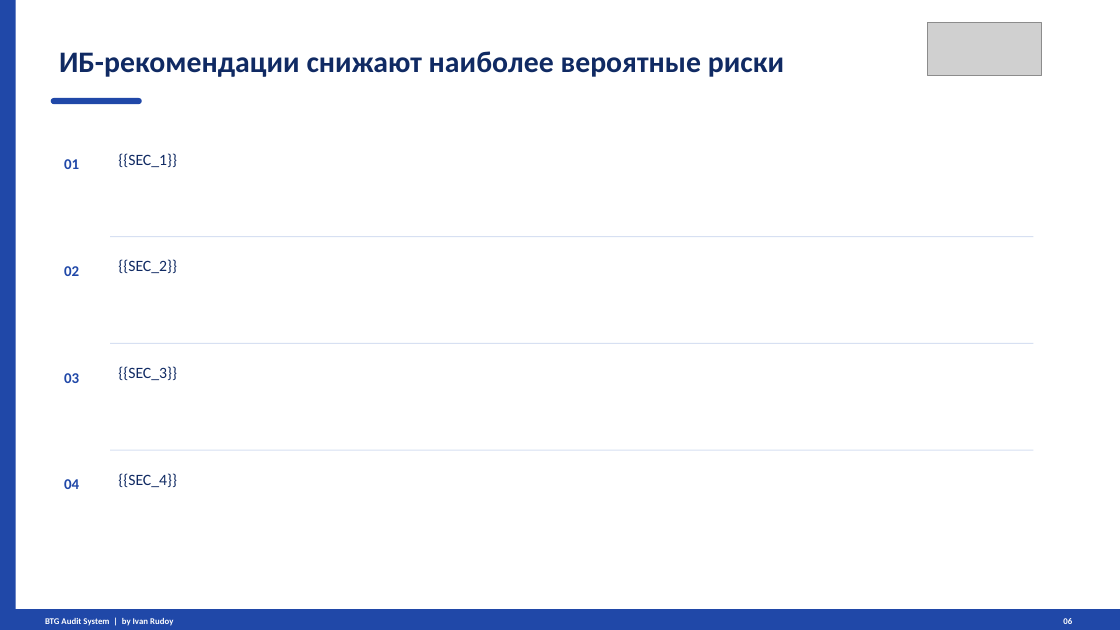
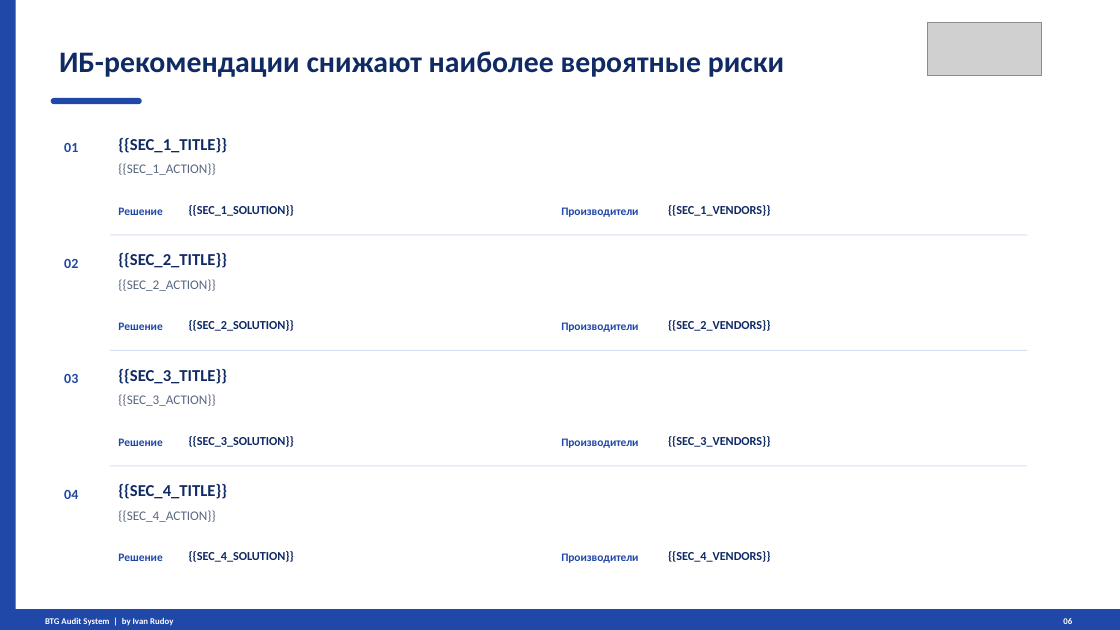
Before and after one commit to irudoy1982/Test, a slide deck: slide 6 of static/audit_presentation_btg.pptx. Drawn at 1120x630 pixels with LibreOffice and Linux fonts; fonts in the diff are those of the drawing; grey boxes stand for pictures. Boxes give left, top, right and bottom in pixels: in the first picture for what was removed or moved away, otherwise in the second. Text is boxed around its words. In the diff, an @@ line names an element or a change of style, - is before the commit and + after.

```diff
--- a/static/audit_presentation_btg.pptx
+++ b/static/audit_presentation_btg.pptx
@@ text "01": place and size @@
-text "01" at box(64, 159, 79, 169)
+text "01" at box(64, 143, 78, 152)
@@ text at box(118, 138, 227, 153): text changed; size 13.5 to 14.2 pt; bold on @@
-{{SEC_1}}
+{{SEC_1_TITLE}}
@@ text added at box(118, 163, 215, 175), 11.2 pt, text #596780 @@
+{{SEC_1_ACTION}}
@@ text added at box(118, 207, 162, 215), 9.8 pt, text #2048A8, bold @@
+Решение
@@ text added at box(189, 205, 294, 216), 10.5 pt, text #102A63, bold @@
+{{SEC_1_SOLUTION}}
@@ text added at box(561, 207, 638, 217), 9.8 pt, text #2048A8, bold @@
+Производители
@@ text added at box(668, 205, 770, 216), 10.5 pt, text #102A63, bold @@
+{{SEC_1_VENDORS}}
@@ rectangle: place and size @@
-rectangle at box(110, 236, 1033, 237)
+rectangle at box(110, 234, 1028, 235)
@@ text "02": place and size @@
-text "02" at box(64, 266, 79, 276)
+text "02" at box(64, 259, 78, 268)
@@ text added at box(118, 253, 227, 268), 14.2 pt, text #102A63, bold @@
+{{SEC_2_TITLE}}
@@ text at box(118, 279, 215, 291): text changed; size 13.5 to 11.2 pt; text colour #102A63 to #596780 @@
-{{SEC_2}}
+{{SEC_2_ACTION}}
@@ text added at box(118, 322, 162, 330), 9.8 pt, text #2048A8, bold @@
+Решение
@@ text added at box(189, 320, 294, 331), 10.5 pt, text #102A63, bold @@
+{{SEC_2_SOLUTION}}
@@ text added at box(561, 322, 638, 332), 9.8 pt, text #2048A8, bold @@
+Производители
@@ text added at box(668, 320, 770, 331), 10.5 pt, text #102A63, bold @@
+{{SEC_2_VENDORS}}
@@ rectangle: place and size @@
-rectangle at box(110, 343, 1033, 344)
+rectangle at box(110, 350, 1028, 351)
@@ text added at box(118, 369, 227, 384), 14.2 pt, text #102A63, bold @@
+{{SEC_3_TITLE}}
@@ text at box(118, 394, 215, 406): text changed; size 13.5 to 11.2 pt; text colour #102A63 to #596780 @@
-{{SEC_3}}
+{{SEC_3_ACTION}}
@@ text added at box(118, 438, 162, 446), 9.8 pt, text #2048A8, bold @@
+Решение
@@ text added at box(189, 436, 294, 447), 10.5 pt, text #102A63, bold @@
+{{SEC_3_SOLUTION}}
@@ text added at box(561, 438, 638, 448), 9.8 pt, text #2048A8, bold @@
+Производители
@@ text added at box(668, 436, 770, 447), 10.5 pt, text #102A63, bold @@
+{{SEC_3_VENDORS}}
@@ rectangle: place and size @@
-rectangle at box(110, 450, 1033, 450)
+rectangle at box(110, 465, 1028, 466)
@@ size 12.8 to 12 pt in 3 elements at box(64, 143, 78, 152), box(64, 259, 78, 268), box(64, 490, 78, 499) @@
@@ text "04": place and size @@
-text "04" at box(64, 479, 79, 489)
+text "04" at box(64, 490, 78, 499)
@@ text added at box(118, 484, 227, 499), 14.2 pt, text #102A63, bold @@
+{{SEC_4_TITLE}}
@@ text at box(118, 510, 215, 522): text changed; size 13.5 to 11.2 pt; text colour #102A63 to #596780 @@
-{{SEC_4}}
+{{SEC_4_ACTION}}
@@ text added at box(118, 553, 162, 561), 9.8 pt, text #2048A8, bold @@
+Решение
@@ text added at box(189, 551, 294, 562), 10.5 pt, text #102A63, bold @@
+{{SEC_4_SOLUTION}}
@@ text added at box(561, 553, 638, 563), 9.8 pt, text #2048A8, bold @@
+Производители
@@ text added at box(668, 551, 770, 562), 10.5 pt, text #102A63, bold @@
+{{SEC_4_VENDORS}}
```
Also in this commit, not shown: 3 other slides changed, 9 other files.
